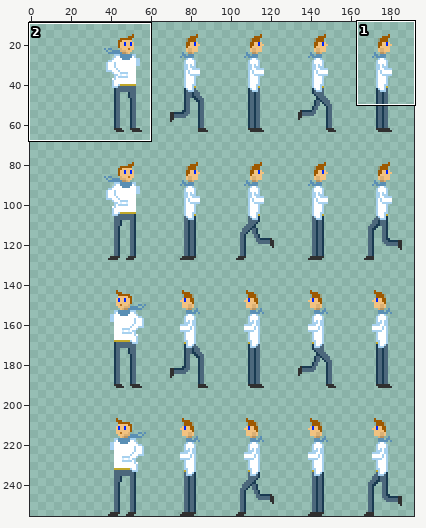
File history of a sprite sheet, res/img/human_male.png. The picture above shows the old version from afar; the outline marks the close-up.
Close-up. As it was:
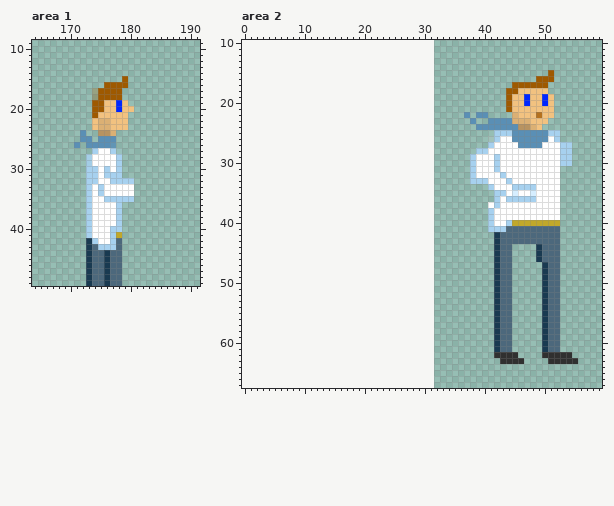
The file is 160x256 pixels. Pixels under 10% opacity are left out. Shown: area 1: x 164..191, y 9..49; area 2: x 0..59, y 10..67. The old version is drawn lined up with the new one, on the new canvas. The wide view leaves out empty margins. The commit also changed other parts of the picture, which this record leaves out.
And afterwards:
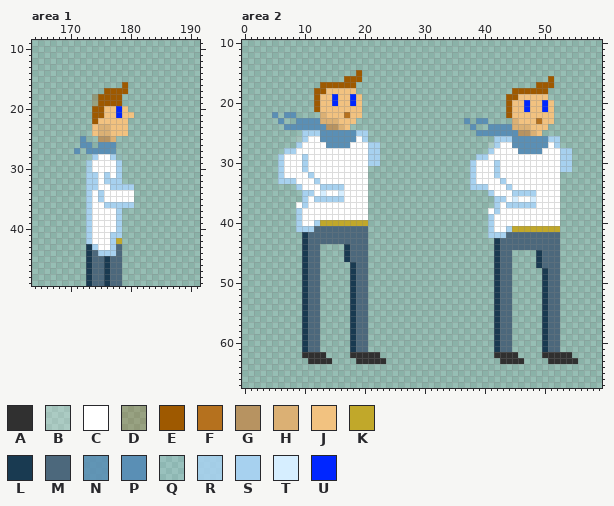
Palette (. is transparent): A #303030  B #ffffff34  C #ffffff  D #9e590047  E #9e5900  F #b5711e  G #b79361  H #dbb074  J #f2c280  K #c1a82a  L #193a51  M #4c687c  N #5a8fb5e1  P #5a8fb5  Q #a7d1ef27  R #a7d1efe0  S #a7d1ef  T #d6eeff  U #0026ff
Changes in this commit:
canvas 160x256 -> 192x256, the old top-left corner now at 32,0
Changed rows in their new state; - is an unchanged pixel.
Area 1:
first column x 171:
15 --------.-
16 -----...--
17 ---..---E-
19 ---D-EEE.-
20 ---------.
21 ----E--U-J
22 ---EJJ----
24 -.-JHHJJJ-
25 --.-GGH---
26 .P-.--P---
27 P-PPPPN.--
28 --.S--SQ--
30 --RC-C----
31 ------C---
32 -----S--..
33 ---SC-SSSS
35 ----SCCCCC
36 -----SS-SS
first column x 173:
40 ----C-
41 -----S
42 SC---K
43 -SCC--
44 --SSS-
Area 2:
first column x 5:
15 --------------E-------------------------------.---
16 ------------EEE-----------------------------..----
17 --------EEEEEE--------------------------....--E---
18 -------EEJJJJJ-------------------------.-EEEEE----
19 -------EJJUJJUJ-------------------------E-J--J.---
20 -------EJJUJJUJ-----------------------------------
21 -------EJJJJJJJ---------------------------U--U----
22 P-PP----HJJJFJJ-----------------.-..---EJ---J-----
23 -P--PPPPHHHJJJ------------------P.PP....-JJ-F-J---
24 --PPPPPPPGGHJ--------------------P..----HHHJ-J----
25 -----SSSPPPPPPSS------------------PPPPPP-GGHJ...--
26 ----BSCCPPPPPPCS--------------------.-SS------S---
27 ----SCCCCPPPPCCCSS------------------BS--P----P-S..
28 --SSCCCCCCCCCCCCSS----------------..S----PPPP-----
29 -SCCCSCCCCCCCCCCSS---------------.SS-C------------
30 -SCCCSCCCCCCCCCCSS--------------------------------
31 -SCCCSCCCCCCCCCC--------------------------------SS
32 -SCCCCSCCCCCCCCC---------------------SC-----------
33 -SSSCCCSCCCCCCCC------------------CC--SC----------
34 ----SCCCSSSSCCCC-----------------SSSC--SCCCC------
35 -----SSCTCCTCCCC--------------------SCC-SSSS------
36 -----SCSSSSSCCCC----------------------SCTCCT------
37 ----CSCCCCCCCCCC--------------------.--SSSSS------
38 ----SCCCCCCCCCCC--------------------CS------------
39 ----SCCCCCCCCCCC----------------------------------
40 ----SCCSKKKKKKKK-----------------------CCCCCCCCC--
41 ----SSSMMMMMMMMM---------------------CCSKKKKKKKK--
42 -----LMMMMMMMMMM--------------------SSS-----------
43 -----LMMMMMMMMMM----------------------------------
44 -----LMM----LMMM------------------------MMMMM-----
45 -----LMM----LMMM----------------------------------
46 -----LMM----LMMM----------------------------------
47 -----LMM-----LMM----------------------------LM----
48 -----LMM-----LMM----------------------------------
49 -----LMM-----LMM----------------------------------
50 -----LMM-----LMM----------------------------------
51 -----LMM-----LMM----------------------------------
52 -----LMM-----LMM----------------------------------
53 -----LMM-----LMM----------------------------------
54 -----LMM-----LMM----------------------------------
55 -----LMM-----LMM----------------------------------
56 -----LMM-----LMM----------------------------------
57 -----LMM-----LMM----------------------------------
58 -----LMM-----LMM----------------------------------
59 -----LMM-----LMM----------------------------------
60 -----LMM-----LMM----------------------------------
61 -----LMM-----LMM----------------------------------
62 -----AAAA----AAAAA--------------------------------
63 ------AAAA----AAAAA-------------------------------
